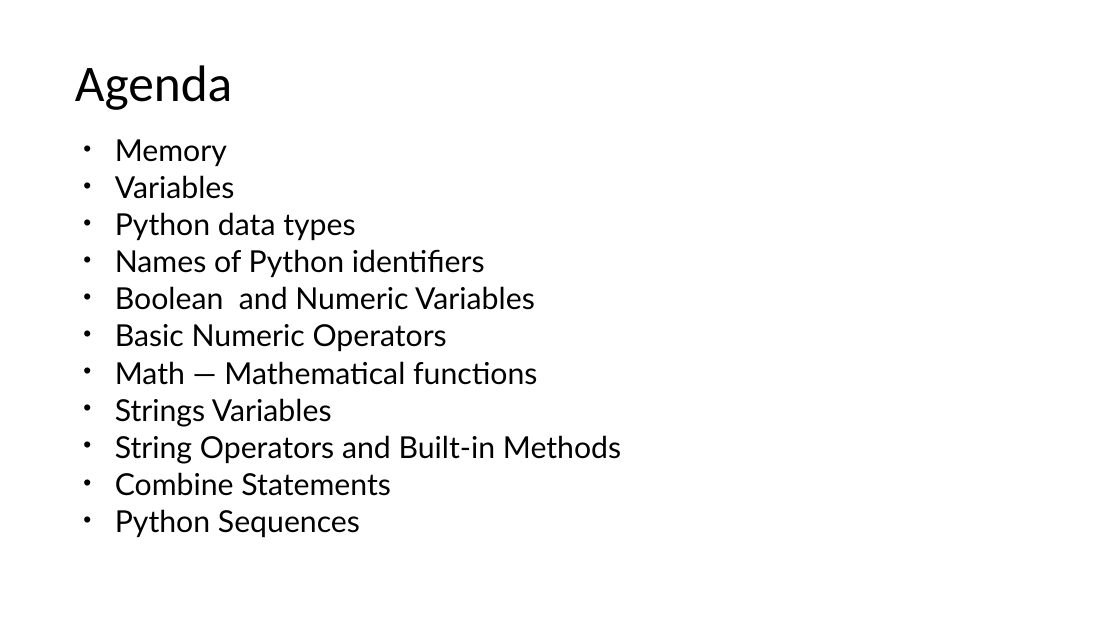
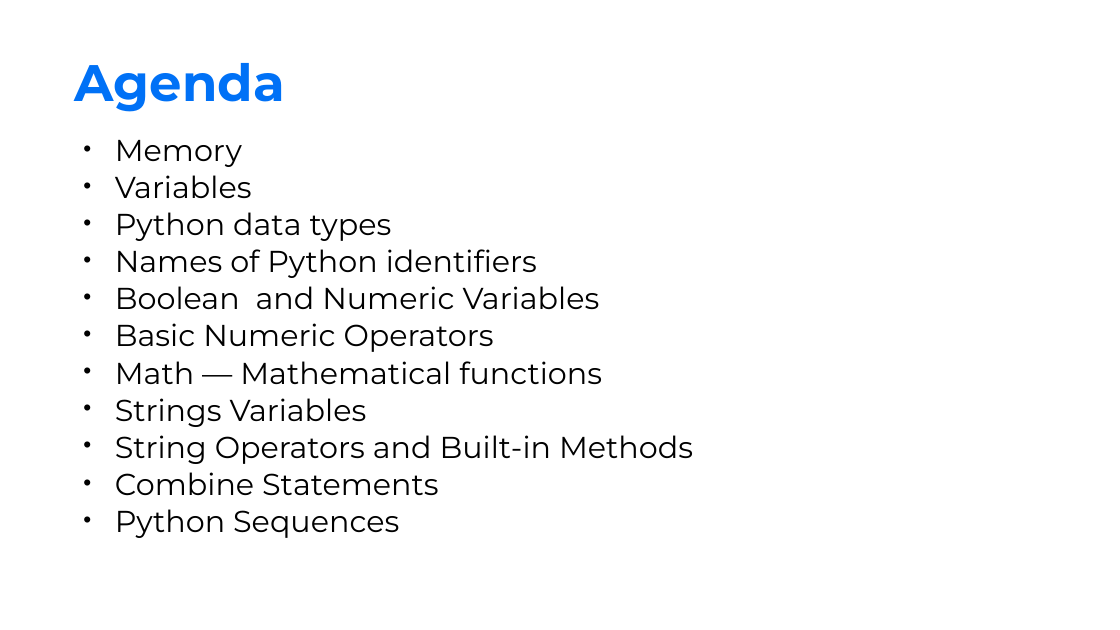
Before and after one commit to Spax04/PythonCourse, a slide deck: slide 2 of basic_new/Module 02 - Python basic types.pptx. Drawn at 1120x630 pixels with LibreOffice and Linux fonts; fonts in the diff are those of the drawing; background and template pictures are left out. Boxes give left, top, right and bottom in pixels: in the first picture for what was removed or moved away, otherwise in the second. Text is boxed around its words. In the diff, an @@ line names an element or a change of style, - is before the commit and + after.

Commit message:
added diagrams to adv_new and redesigned basic_new

```diff
--- a/basic_new/Module 02 - Python basic types.pptx
+++ b/basic_new/Module 02 - Python basic types.pptx
@@ title "Agenda" at box(75, 63, 285, 112): font Calibri to Montserrat, text colour #000000 to #0071F6, bold on @@
@@ text "Memory" at box(115, 140, 693, 538): font Lato to Montserrat @@
```
Also in this commit, not shown: 59 other slides changed, 16 other files.
